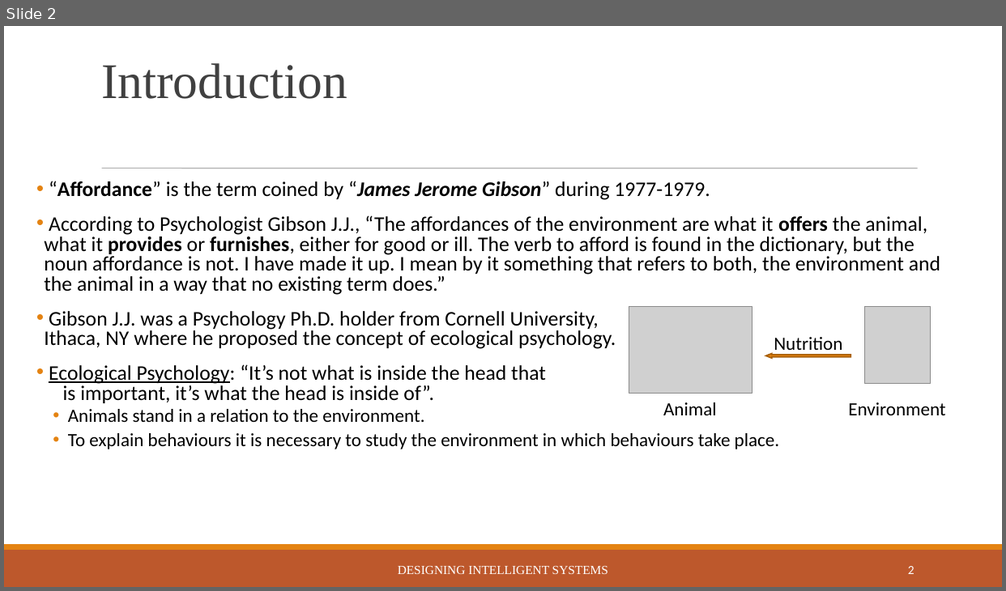
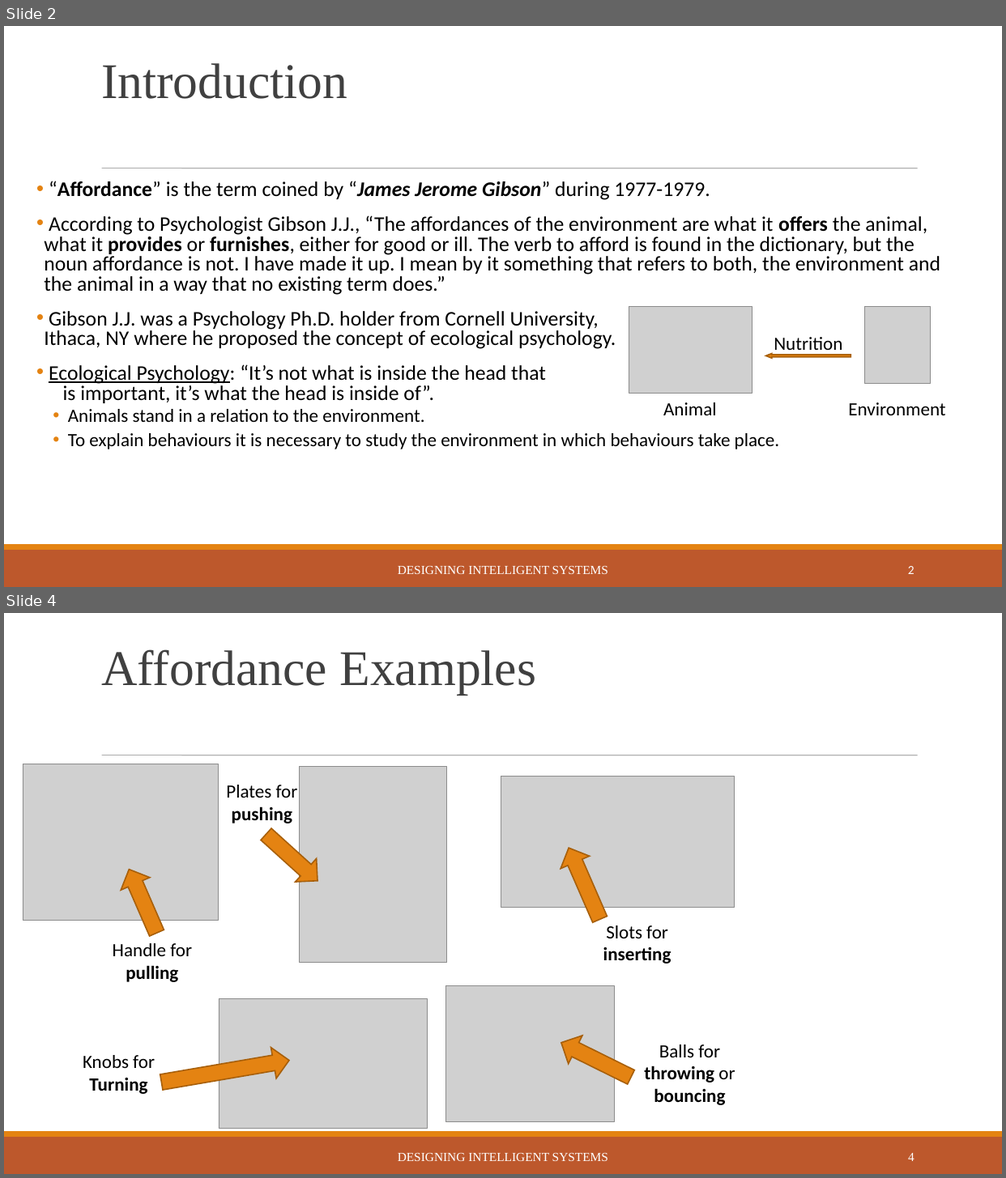
Before and after one commit to blurred-machine/The-Theory-of-Affordances, a slide deck: presentation/116CS0036.ppt. Shown one above the other, each under a label of ours: slide 2 before the commit, slides 2 and 4 after it; the slides between them are not shown. The pictures are 1006x591 and 1006x1178 pixels, drawn with LibreOffice and Linux fonts; fonts in the diff are those of the drawing; grey boxes stand for pictures. Boxes give left, top, right and bottom in pixels: in the first picture for what was removed or moved away, otherwise in the second. Text is boxed around its words. In the diff, an @@ line names an element or a change of style, - is before the commit and + after.

```diff
--- a/presentation/116CS0036.ppt
+++ b/presentation/116CS0036.ppt
@@ slide 4 added at [4,613,1002,1174], background #FFFFFF; not listed: 3 template elements that a slide beside it also shows @@
@@ title added at [101,649,537,695], 48 pt, text #404040 @@
+Affordance Examples
@@ picture added at [23,764,219,920] @@
@@ picture added at [300,766,447,962] @@
@@ picture added at [501,777,734,908] @@
@@ text added at [226,785,298,824], 18 pt, text #000000 @@
+Plates for pushing
@@ right arrow added at [255,823,328,892], fill #E48312, outline #A75F0A 1.25 pt @@
@@ right arrow added at [554,842,614,926], fill #E48312, outline #A75F0A 1.25 pt @@
@@ right arrow added at [114,862,171,939], fill #E48312, outline #A75F0A 1.25 pt @@
@@ text added at [603,926,671,964], 18 pt, text #000000, bold @@
+Slots for inserting
@@ text added at [113,943,192,982], 18 pt, text #000000 @@
+Handle for pulling
@@ picture added at [219,999,427,1128] @@
@@ picture added at [445,986,614,1122] @@
@@ right arrow added at [159,1046,292,1098], fill #E48312, outline #A75F0A 1.25 pt @@
@@ right arrow added at [554,1029,637,1091], fill #E48312, outline #A75F0A 1.25 pt @@
@@ text added at [644,1045,735,1105], 18 pt, text #000000, bold @@
+Balls for throwing or bouncing
@@ text added at [83,1055,155,1094], 18 pt, text #000000 @@
+Knobs for Turning
@@ text added at [398,1153,608,1161], 12 pt, text #FFFFFF @@
+DESIGNING INTELLIGENT SYSTEMS
@@ page number added at [908,1153,914,1161], 12 pt, text #FFFFFF @@
+4
```
Also in this commit, not shown: 1 slide changed, 2 other slides added, 7 other files.
